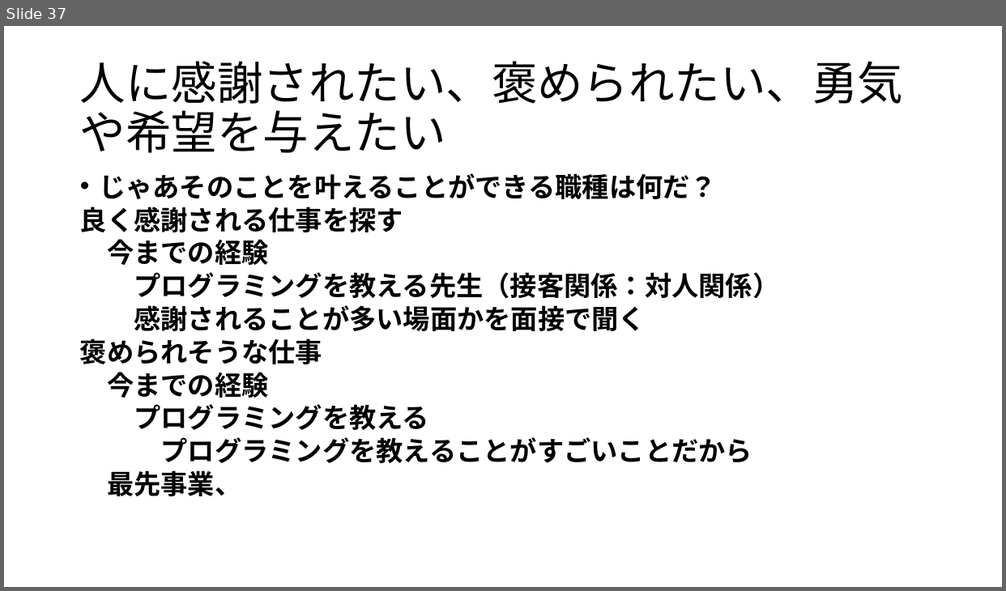
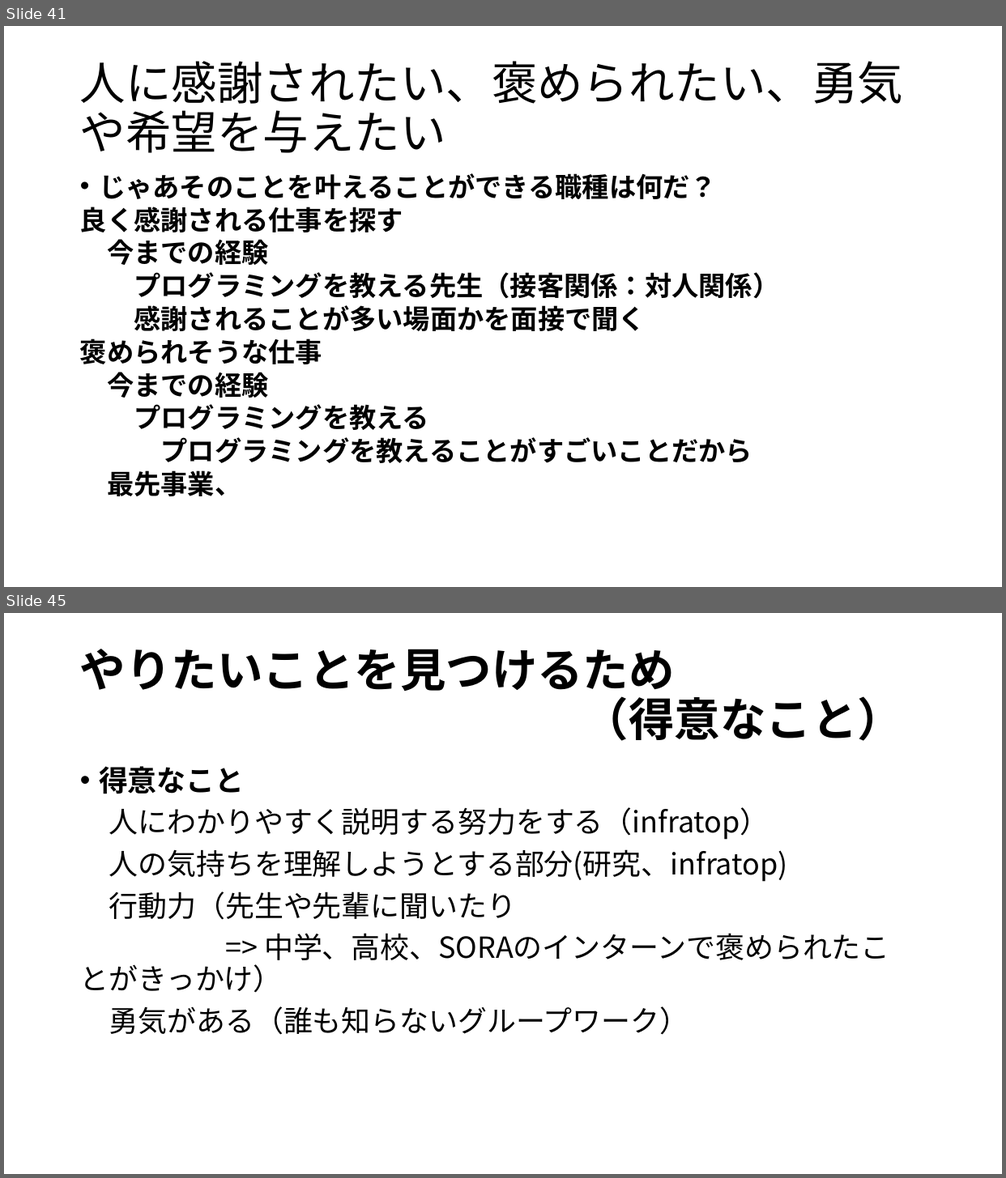
Before and after one commit to yamada4649/tibakoudai_2023, a slide deck: 就活関係/自己分析/就活（自己分析）.pptx. Shown one above the other, each under a label of ours: slide 37 before the commit, slides 41 and 45 after it; the slides between them are not shown. The pictures are 1006x591 and 1006x1178 pixels, drawn with LibreOffice and Linux fonts; fonts in the diff are those of the drawing. Boxes give left, top, right and bottom in pixels: in the first picture for what was removed or moved away, otherwise in the second. Text is boxed around its words. In the diff, an @@ line names an element or a change of style, - is before the commit and + after.

```diff
--- a/就活関係/自己分析/就活（自己分析）.pptx
+++ b/就活関係/自己分析/就活（自己分析）.pptx
@@ slide 45 added at box(4, 613, 1002, 1174), background #FFFFFF @@
@@ title added at box(80, 649, 903, 741), 44 pt, text #000000, bold @@
+やりたいことを見つけるため
+（得意なこと）
@@ text added at box(80, 766, 890, 1035), 28 pt, text #000000 @@
+• 得意なこと
+人にわかりやすく説明する努力をする（infratop）
+人の気持ちを理解しようとする部分(研究、infratop)
+行動力（先生や先輩に聞いたり
+=> 中学、高校、SORAのインターンで褒められたこ とがきっかけ）
+勇気がある（誰も知らないグループワーク）
@@ what was slide 37 is now slide 41 @@
```
Also in this commit, not shown: 2 slides changed, 13 other slides added, 39 other files.
